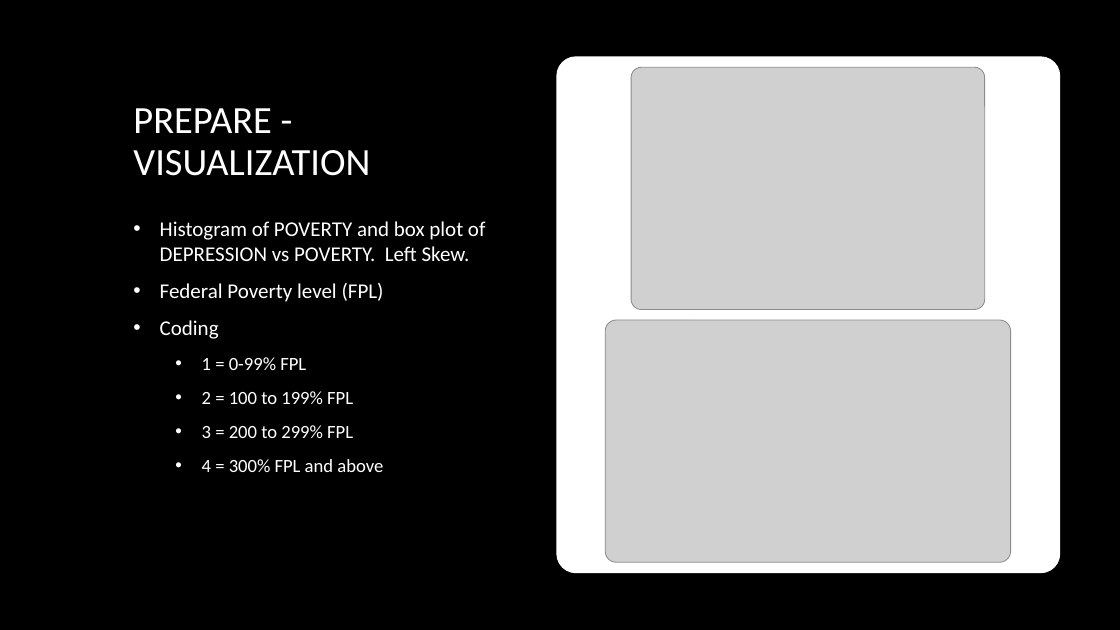
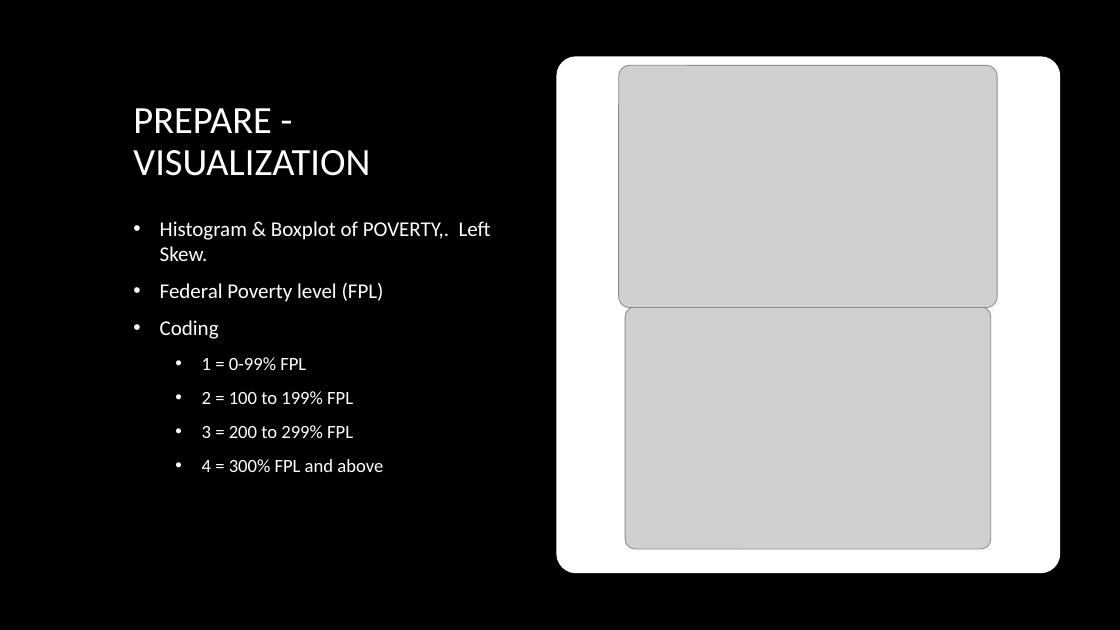
Before and after one commit to danlagos/ANA500---Week-2, a slide deck: slide 19 of Depression and Poverty.pptx (slide 18 before the commit). Drawn at 1120x630 pixels with LibreOffice and Linux fonts; fonts in the diff are those of the drawing; grey boxes stand for pictures; background and template pictures are left out. Boxes give left, top, right and bottom in pixels: in the first picture for what was removed or moved away, otherwise in the second. Text is boxed around its words. In the diff, an @@ line names an element or a change of style, - is before the commit and + after.

```diff
--- a/Depression and Poverty.pptx
+++ b/Depression and Poverty.pptx
@@ picture: place and size @@
-picture at box(631, 67, 985, 309)
+picture at box(619, 66, 998, 308)
@@ text at box(160, 221, 491, 261): text changed @@
-• Histogram of POVERTY and box plot of DEPRESSION vs POVERTY. Left Skew.
+• Histogram & Boxplot of POVERTY,. Left Skew.
@@ picture: place and size @@
-picture at box(606, 320, 1012, 562)
+picture at box(625, 307, 991, 549)
```
Also in this commit, not shown: 3 other slides changed, 5 slides added, 1 other file.
